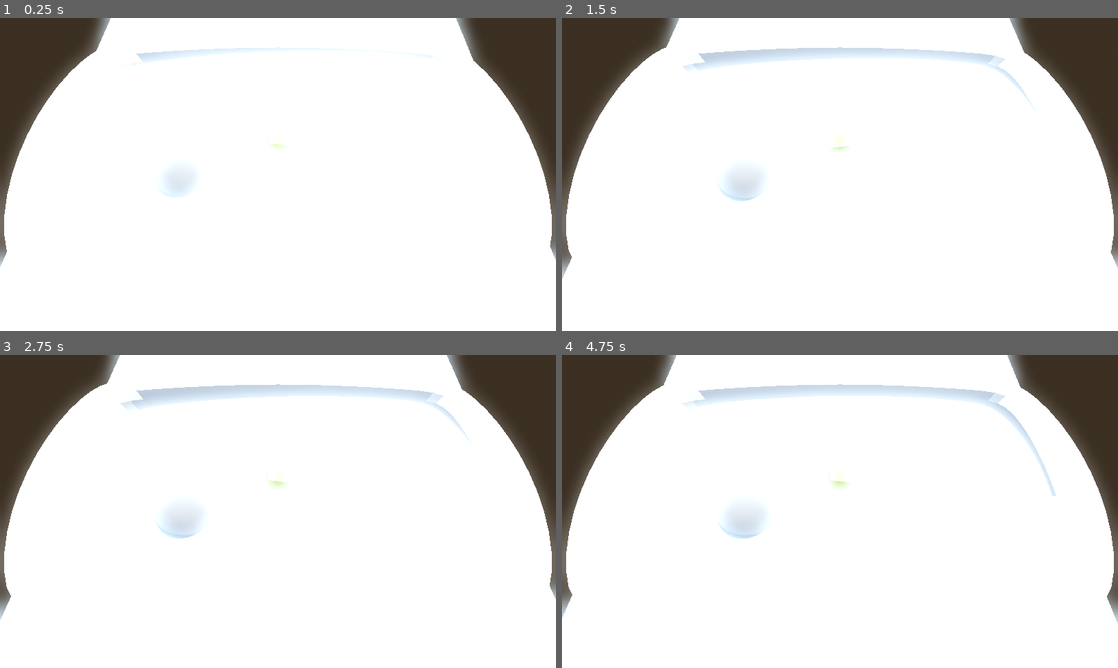
Above: before the commit, frames 1-4 (two rows, left to right).
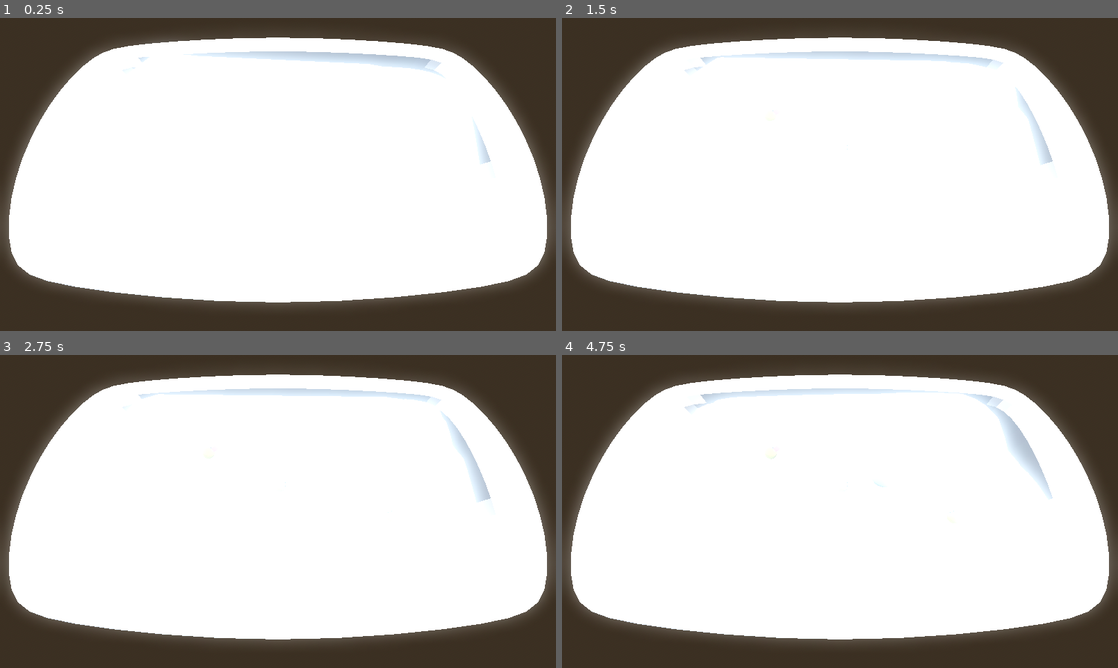
Above: after the commit, the same moments.

Repository: Gr0minet/ggj2025
Game: Godot game, scene res://main/main.tscn
Same seed, same stepped clock (60 frames per second), same inputs: the game is played once before the commit and once after it.
Inputs:
- Up to frame 1 (0.25 s): no input
- Up to frame 2 (1.5 s): tap Enter at 0.5 s; tap G (jump) at 0.6, 0.77, 1.07 s; hold A from 1.28 s (still down); tap J (join_game) at 1.35 s
- Up to frame 3 (2.75 s): tap G (jump) at 1.52, 1.55, 1.82, 2.3 s; release A at 2.03 s; tap 1 at 2.1 s
- Up to frame 4 (4.75 s): tap Space at 2.75 s; tap 2 at 2.85 s; tap G (jump) at 3.02, 3.05, 3.32, 3.77, 3.8, 4.07, 4.52, 4.55 s; hold A from 3.53 s (still down); tap 3 at 3.6 s; tap 4 at 4.35 s

The runs differ from the first frame. In frame 1, 22% of the frame differs, in the area x 0-100%, y 0-100%; in frame 2, 22%; in frame 3, 22%; in frame 4, 22%.

Commit message:
Ajout d'asset + code mouvement

Diff:
--- /dev/null
+++ b/godot/item/duck.tscn
@@ -0,0 +1,9 @@
+[gd_scene load_steps=3 format=3 uid="uid://b2i5bmbjailsa"]
+
+[ext_resource type="PackedScene" uid="uid://bl6rqfabx3oyd" path="res://item/item.tscn" id="1_ybql2"]
+[ext_resource type="PackedScene" uid="uid://bmm24pxko5n3t" path="res://assets/duck.glb" id="2_tc8a2"]
+
+[node name="Duck" instance=ExtResource("1_ybql2")]
+transform = Transform3D(2, 0, 0, 0, 2, 0, 0, 0, 2, 0, 0, 0)
+
+[node name="duck" parent="Pivot" index="0" instance=ExtResource("2_tc8a2")]
--- /dev/null
+++ b/godot/item/tooth_brush.tscn
@@ -0,0 +1,9 @@
+[gd_scene load_steps=3 format=3 uid="uid://de76wbnhfpsty"]
+
+[ext_resource type="PackedScene" uid="uid://bl6rqfabx3oyd" path="res://item/item.tscn" id="1_ew7m7"]
+[ext_resource type="PackedScene" uid="uid://bxxgs7clou15a" path="res://assets/toothbrush.glb" id="2_2p30l"]
+
+[node name="ToothBrush" instance=ExtResource("1_ew7m7")]
+transform = Transform3D(2, 0, 0, 0, 2, 0, 0, 0, 2, 0, 0, 0)
+
+[node name="toothbrush" parent="Pivot" index="0" instance=ExtResource("2_2p30l")]
--- a/godot/main/main.tscn
+++ b/godot/main/main.tscn
@@ -1,12 +1,15 @@
-[gd_scene load_steps=15 format=3 uid="uid://4el3kq51boe8"]
+[gd_scene load_steps=22 format=3 uid="uid://4el3kq51boe8"]
 
 [ext_resource type="Script" path="res://main/main.gd" id="1_bujv1"]
 [ext_resource type="Shader" path="res://environment/water/water.gdshader" id="1_gudu6"]
 [ext_resource type="PackedScene" uid="uid://ctsn4jcv5aq27" path="res://assets/BAIGNOIRE.glb" id="2_n8535"]
 [ext_resource type="Texture2D" uid="uid://ssrlnj65d4bs" path="res://environment/water/textures/caustic_texture.png" id="2_woun1"]
-[ext_resource type="PackedScene" uid="uid://c056xh7ua8mra" path="res://item/cube_flottant.tscn" id="3_xvxn0"]
+[ext_resource type="PackedScene" uid="uid://cpsw08ate1kf0" path="res://assets/FLOTTE.glb" id="3_qnajh"]
 [ext_resource type="PackedScene" uid="uid://byejtqwx88kyu" path="res://scenes/bubble.tscn" id="4_1iwhq"]
 [ext_resource type="Script" path="res://main/hud.gd" id="4_f7kia"]
+[ext_resource type="PackedScene" uid="uid://b2i5bmbjailsa" path="res://item/duck.tscn" id="7_t2yrm"]
+[ext_resource type="PackedScene" uid="uid://de76wbnhfpsty" path="res://item/tooth_brush.tscn" id="8_vqbr5"]
+[ext_resource type="Script" path="res://scripts/debug_draw.gd" id="8_wqv0v"]
 
 [sub_resource type="ProceduralSkyMaterial" id="ProceduralSkyMaterial_rsayj"]
 sky_horizon_color = Color(0.64625, 0.65575, 0.67075, 1)
@@ -20,6 +23,26 @@
 sky = SubResource("Sky_ajdol")
 tonemap_mode = 2
 glow_enabled = true
+
+[sub_resource type="BoxShape3D" id="BoxShape3D_1b16v"]
+size = Vector3(0.55, 0.35, 0.1)
+
+[sub_resource type="FastNoiseLite" id="FastNoiseLite_h6l63"]
+
+[sub_resource type="NoiseTexture2D" id="NoiseTexture2D_q7dij"]
+seamless = true
+noise = SubResource("FastNoiseLite_h6l63")
+
+[sub_resource type="ShaderMaterial" id="ShaderMaterial_6uoci"]
+render_priority = 0
+shader = ExtResource("1_gudu6")
+shader_parameter/water_color = Color(0.133333, 0.490196, 0.823529, 1)
+shader_parameter/water_depth_color = Color(0.133333, 0.490196, 0.823529, 1)
+shader_parameter/water_edge_distance = 0.02
+shader_parameter/water_depth_distance = 8.0
+shader_parameter/water_texture_scale = 4.0
+shader_parameter/main_noise_sampler = SubResource("NoiseTexture2D_q7dij")
+shader_parameter/caustic_sampler = ExtResource("2_woun1")
 
 [sub_resource type="FastNoiseLite" id="FastNoiseLite_imin5"]
 
@@ -42,7 +65,7 @@
 material = SubResource("ShaderMaterial_nyuec")
 
 [node name="Main" type="Node3D"]
-transform = Transform3D(-4.37114e-08, 0, -1, 0, 1, 0, 1, 0, -4.37114e-08, 0, 0, 0)
+transform = Transform3D(1, 0, -1.06581e-14, 0, 1, 0, 1.06581e-14, 0, 1, 0, 0, 0)
 script = ExtResource("1_bujv1")
 
 [node name="DirectionalLight3D" type="DirectionalLight3D" parent="."]
@@ -52,25 +75,90 @@
 [node name="WorldEnvironment" type="WorldEnvironment" parent="."]
 environment = SubResource("Environment_7x14t")
 
-[node name="BAIGNOIRE" parent="." instance=ExtResource("2_n8535")]
+[node name="Baignoire" type="StaticBody3D" parent="."]
+transform = Transform3D(2, 0, 0, 0, 2, 0, 0, 0, 2, 0, 0, 0)
+collision_layer = 2
+collision_mask = 0
+
+[node name="BAIGNOIRE" parent="Baignoire" instance=ExtResource("2_n8535")]
+
+[node name="CollisionShape3D" type="CollisionShape3D" parent="Baignoire"]
+transform = Transform3D(1, 0, 0, 0, 1, 0, 0, 0, 1, -5.86198e-15, 0.6, -0.55)
+shape = SubResource("BoxShape3D_1b16v")
+
+[node name="CollisionShape3D2" type="CollisionShape3D" parent="Baignoire"]
+transform = Transform3D(1, 0, 0, 0, 1, 0, 0, 0, 1, 5.86198e-15, 0.6, 0.55)
+shape = SubResource("BoxShape3D_1b16v")
+
+[node name="CollisionShape3D7" type="CollisionShape3D" parent="Baignoire"]
+transform = Transform3D(0.994045, 0, -0.108971, 0, 1, 0, 0.108971, 0, 0.994045, -0.53907, 0.6, 0.521734)
+shape = SubResource("BoxShape3D_1b16v")
+
+[node name="CollisionShape3D8" type="CollisionShape3D" parent="Baignoire"]
+transform = Transform3D(0.34284, 9.41916e-09, -0.939394, -2.2646e-09, 1, 9.20037e-09, 0.939394, -1.02691e-09, 0.34284, -0.948925, 0.6, 0.277436)
+shape = SubResource("BoxShape3D_1b16v")
+
+[node name="CollisionShape3D9" type="CollisionShape3D" parent="Baignoire"]
+transform = Transform3D(-0.286357, 8.1666e-09, -0.958123, -2.2646e-09, 1, 9.20037e-09, 0.958123, 4.80435e-09, -0.286357, -0.961039, 0.6, -0.257596)
+shape = SubResource("BoxShape3D_1b16v")
+
+[node name="CollisionShape3D10" type="CollisionShape3D" parent="Baignoire"]
+transform = Transform3D(-0.996083, -1.44218e-09, -0.088425, -2.2646e-09, 1, 9.20037e-09, 0.088425, 9.36457e-09, -0.996083, -0.555222, 0.6, -0.52814)
+shape = SubResource("BoxShape3D_1b16v")
+
+[node name="CollisionShape3D3" type="CollisionShape3D" parent="Baignoire"]
+transform = Transform3D(0.996195, 0, 0.0871557, 0, 1, 0, -0.0871557, 0, 0.996195, 0.546639, 0.6, 0.52965)
+shape = SubResource("BoxShape3D_1b16v")
+
+[node name="CollisionShape3D5" type="CollisionShape3D" parent="Baignoire"]
+transform = Transform3D(0.302403, 7.55509e-09, 0.95318, -2.91175e-09, 1, -7.00242e-09, -0.95318, -6.57861e-10, 0.302403, 0.945496, 0.6, 0.270404)
+shape = SubResource("BoxShape3D_1b16v")
+
+[node name="CollisionShape3D6" type="CollisionShape3D" parent="Baignoire"]
+transform = Transform3D(-0.343086, 1.12257e-08, 0.939304, -1.31835e-09, 1, -1.24326e-08, -0.939304, -5.50377e-09, -0.343086, 0.939226, 0.6, -0.257454)
+shape = SubResource("BoxShape3D_1b16v")
+
+[node name="CollisionShape3D4" type="CollisionShape3D" parent="Baignoire"]
+transform = Transform3D(0.996195, 0, -0.0871558, 0, 1, 0, 0.0871558, 0, 0.996195, 0.554715, 0.6, -0.528426)
+shape = SubResource("BoxShape3D_1b16v")
+
+[node name="FLOTTE2" parent="." instance=ExtResource("3_qnajh")]
+transform = Transform3D(2, 0, 0, 0, 2, 0, 0, 0, 2, 0, -0.156051, 0)
+
+[node name="FLOTTE" parent="FLOTTE2" index="0"]
+transform = Transform3D(1.04346, 0, 0, 0, 1.04346, 0, 0, 0, 1.04346, 0, 0.539272, 0)
+surface_material_override/0 = SubResource("ShaderMaterial_6uoci")
 
 [node name="Water" type="MeshInstance3D" parent="."]
 transform = Transform3D(1, 0, 0, 0, 1, 0, 0, 0, 1, 0, 0.5, 0)
+visible = false
 mesh = SubResource("PlaneMesh_h4pj0")
 
 [node name="Players" type="Node3D" parent="."]
 
 [node name="Bubble" parent="Players" instance=ExtResource("4_1iwhq")]
-transform = Transform3D(1, 0, 0, 0, 1, 0, 0, 0, 1, -0.4, 0.55, 0.15)
-gravity_scale = 0.0
+transform = Transform3D(1, 0, 0, 0, 1, 0, 0, 0, 1, -0.4, 1.01693, 0.15)
+
+[node name="Bubble2" parent="Players" instance=ExtResource("4_1iwhq")]
+transform = Transform3D(1, 0, 0, 0, 1, 0, 0, 0, 1, 0.425588, 1.01684, -0.113846)
+player_device_id = 1
 
 [node name="Items" type="Node3D" parent="."]
 
-[node name="Item" parent="Items" instance=ExtResource("3_xvxn0")]
-transform = Transform3D(1, 0, 0, 0, 1, 0, 0, 0, 1, 0, 0.6, 0)
+[node name="Duck" parent="Items" instance=ExtResource("7_t2yrm")]
+transform = Transform3D(2, 0, 0, 0, 2, 0, 0, 0, 2, 0, 0.972039, 0)
+
+[node name="Duck2" parent="Items" instance=ExtResource("7_t2yrm")]
+transform = Transform3D(1.51506, 0, 1.3056, 0, 2, 0, -1.3056, 0, 1.51506, -0.709849, 0.972039, -0.348515)
+
+[node name="Duck3" parent="Items" instance=ExtResource("7_t2yrm")]
+transform = Transform3D(-0.728649, 0, 1.86254, 0, 2, 0, -1.86254, 0, -0.728649, 1.01296, 0.972039, 0.336058)
+
+[node name="ToothBrush" parent="Items" instance=ExtResource("8_vqbr5")]
+transform = Transform3D(-8.74228e-08, -8.74228e-08, -2, -2, 3.82137e-15, 8.74228e-08, -7.62305e-22, 2, -8.74228e-08, 0.2, 1.03402, 0.4)
 
 [node name="Camera3D" type="Camera3D" parent="."]
-transform = Transform3D(1, 7.45601e-08, 4.43755e-08, -6.72004e-08, 0.34202, 0.939693, 5.48863e-08, -0.939693, 0.34202, -2.87586e-08, 1.4, 0.45)
+transform = Transform3D(1, 7.45601e-08, 4.43755e-08, -6.72004e-08, 0.34202, 0.939693, 5.48863e-08, -0.939693, 0.34202, -2.87586e-08, 2.83241, 0.885402)
 
 [node name="HUD" type="Control" parent="."]
 layout_mode = 3
@@ -100,4 +188,16 @@
 
 [node name="Countdown" type="Timer" parent="HUD"]
 
+[node name="debugDraw" type="Control" parent="." node_paths=PackedStringArray("debug_targets", "camera")]
+layout_mode = 3
+anchors_preset = 0
+offset_right = 40.0
+offset_bottom = 40.0
+script = ExtResource("8_wqv0v")
+debug_targets = [NodePath("../Players/Bubble")]
+camera = NodePath("../Camera3D")
+draw_flags = 3
+
 [connection signal="timeout" from="HUD/Countdown" to="HUD" method="_on_countdown_timeout"]
+
+[editable path="FLOTTE2"]
--- a/godot/scenes/bubble.tscn
+++ b/godot/scenes/bubble.tscn
@@ -3,6 +3,7 @@
 [ext_resource type="Script" path="res://scripts/bubble.gd" id="1_pvsgq"]
 
 [sub_resource type="SphereShape3D" id="SphereShape3D_wys75"]
+radius = 0.125
 
 [sub_resource type="SphereMesh" id="SphereMesh_shmpx"]
 radius = 0.125
--- a/godot/scenes/test3D.tscn
+++ b/godot/scenes/test3D.tscn
@@ -12,12 +12,10 @@
 
 [node name="Bubble" parent="." instance=ExtResource("1_ychtd")]
 transform = Transform3D(1, 0, 0, 0, 1, 0, 0, 0, 1, 0, 0.8946, 0)
-gravity_scale = 0.0
 
 [node name="Bubble2" parent="." instance=ExtResource("1_ychtd")]
 transform = Transform3D(1, 0, 0, 0, 1, 0, 0, 0, 1, 0, 0.8946, -1.79241)
 player_device_id = 1
-gravity_scale = 0.0
 
 [node name="Camera3D" type="Camera3D" parent="."]
 transform = Transform3D(1, 0, 0, 0, 0.774746, 0.632273, 0, -0.632273, 0.774746, 0, 3.54499, 3.37254)
--- a/godot/scripts/bubble.gd
+++ b/godot/scripts/bubble.gd
@@ -3,29 +3,31 @@
 
 
 @export_range(0,4) var player_device_id:int = 0
-@export var acceleration : float = 20
-@export var deceleration : float = 5
-@export var max_speed : float = 30.0
-const JUMP_VELOCITY = 400.5
-@export var gravity_scale:float = 1.0
+@export var acceleration : float = 0.4
+@export var deceleration : float = 0.2
+@export var max_speed : float = 10.0
+#const JUMP_VELOCITY = 400.5
+#@export var gravity_scale:float = 1.0
 
 const DEAD_ZONE = 0.5
 
 var _input_dir:Vector2 = Vector2.ZERO
 
 func _physics_process(delta: float) -> void:
-	# Add the gravity.
-	if not is_on_floor():
-		velocity += get_gravity() * delta * gravity_scale
+	## Add the gravity.
+	#if not is_on_floor():
+		#velocity += get_gravity() * delta * gravity_scale
 
-	# Handle jump.
-	if Input.is_action_just_pressed("jump") and is_on_floor():
-		print("jump")
-		velocity.y = JUMP_VELOCITY
+	## Handle jump.
+	#if Input.is_action_just_pressed("jump") and is_on_floor():
+		#print("jump")
+		#velocity.y = JUMP_VELOCITY
 
 	# Get the input direction and handle the movement/deceleration.
 	var direction := (transform.basis * Vector3(_input_dir.x, 0, _input_dir.y)).normalized()
 	if direction:
+		#velocity.x += acceleration * direction.x * delta
+		#velocity.z += acceleration * direction.z * delta
 		velocity.x = move_toward(velocity.x, max_speed, acceleration * direction.x * delta)
 		velocity.z = move_toward(velocity.z, max_speed, acceleration * direction.z * delta)
 	else:
@@ -33,10 +35,10 @@
 		velocity.z = move_toward(velocity.z, 0, deceleration*delta)
 
 	var collision : KinematicCollision3D = move_and_collide(velocity * delta)
-	_handle_collision(collision, true)
+	_handle_collision(collision, false)
+
 
 func _unhandled_input(event: InputEvent) -> void:
-
 	if player_device_id != event.device:
 		return
 
@@ -44,9 +46,9 @@
 		var motion_event: InputEventJoypadMotion = event as InputEventJoypadMotion
 		var axis_value : float = motion_event.axis_value
 		match motion_event.axis:
-			JOY_AXIS_LEFT_X, JOY_AXIS_RIGHT_X:
+			JOY_AXIS_LEFT_X:
 				_input_dir.x = axis_value if abs(axis_value) >= DEAD_ZONE else 0.0
-			JOY_AXIS_LEFT_Y, JOY_AXIS_RIGHT_Y:
+			JOY_AXIS_LEFT_Y:
 				_input_dir.y = axis_value if abs(axis_value) >= DEAD_ZONE else 0.0
 
 
@@ -58,7 +60,7 @@
 		return
 
 	var collider := collision.get_collider()
-	var velocity_to_collider:float = 0.7
+	var velocity_to_collider:float = 0.8
 	var velocity_to_self:float = 0.3 # bounce back
 	var repulsion_vector:Vector3 = collision.get_normal()
 
@@ -71,10 +73,12 @@
 		velocity_to_self = 0.9 # not 1 because y a de la perte
 
 	if not is_zero_approx(velocity_to_collider):
-		collider.velocity += velocity.bounce(repulsion_vector) * velocity_to_collider * -1
+		collider.velocity = velocity.bounce(repulsion_vector) * velocity_to_collider * -1
 		if collider.velocity.length() > max_speed:
 			collider.velocity = collider.velocity.normalized() * max_speed
+		collider.velocity.y = 0
 
-	velocity += velocity.bounce(collision.get_normal()) * velocity_to_self
+	velocity = velocity.bounce(collision.get_normal()) * velocity_to_self
 	if velocity.length() > max_speed:
 		velocity = velocity.normalized() * max_speed
+	velocity.y = 0
--- a/godot/scripts/debug_draw.gd
+++ b/godot/scripts/debug_draw.gd
@@ -23,7 +23,6 @@
 	queue_redraw()
 
 func _draw() -> void:
-	print(draw_flags)
 	for debug_target in debug_targets:
 		if draw_flags & 1:
 			# draw motion vector
Binary file added: godot/assets/FLOTTE.glb
Not shown, added: godot/assets/FLOTTE.glb.import
Binary file added: godot/assets/duck.glb
Not shown, added: godot/assets/duck.glb.import
Binary file added: godot/assets/hairdryer.glb
Not shown, added: godot/assets/hairdryer.glb.import
Binary file added: godot/assets/mask_baignoire.png
Not shown, added: godot/assets/mask_baignoire.png.import
Binary file added: godot/assets/toothbrush.glb
Not shown, added: godot/assets/toothbrush.glb.import
